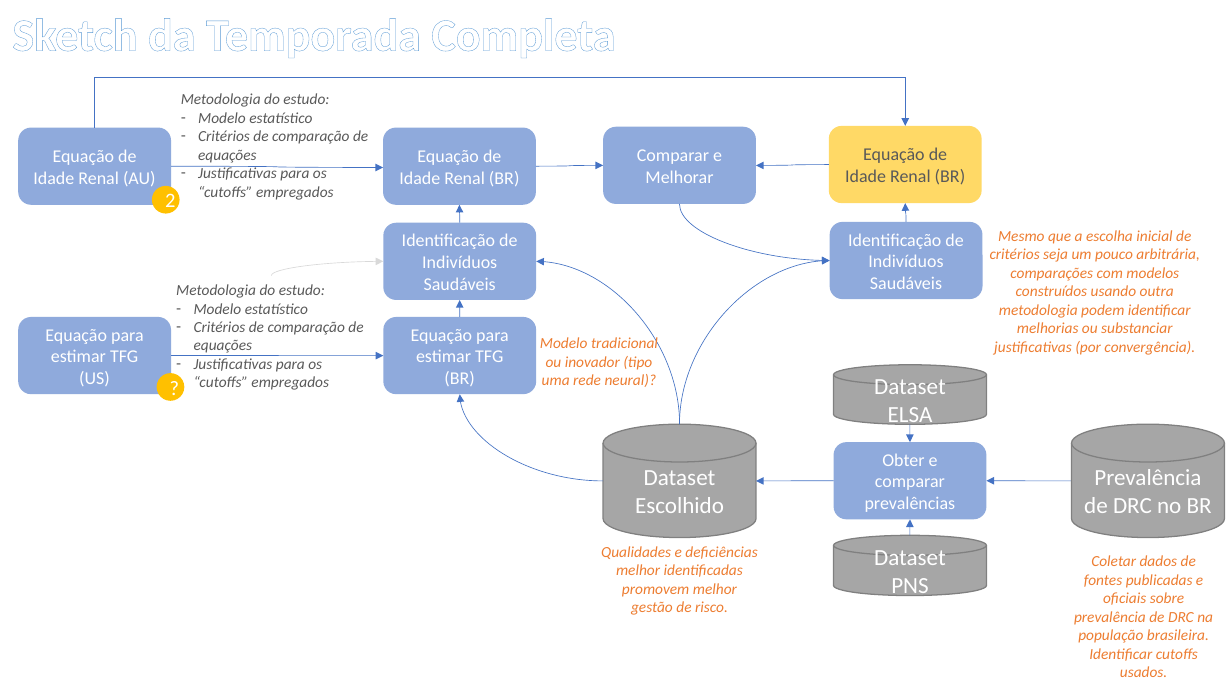
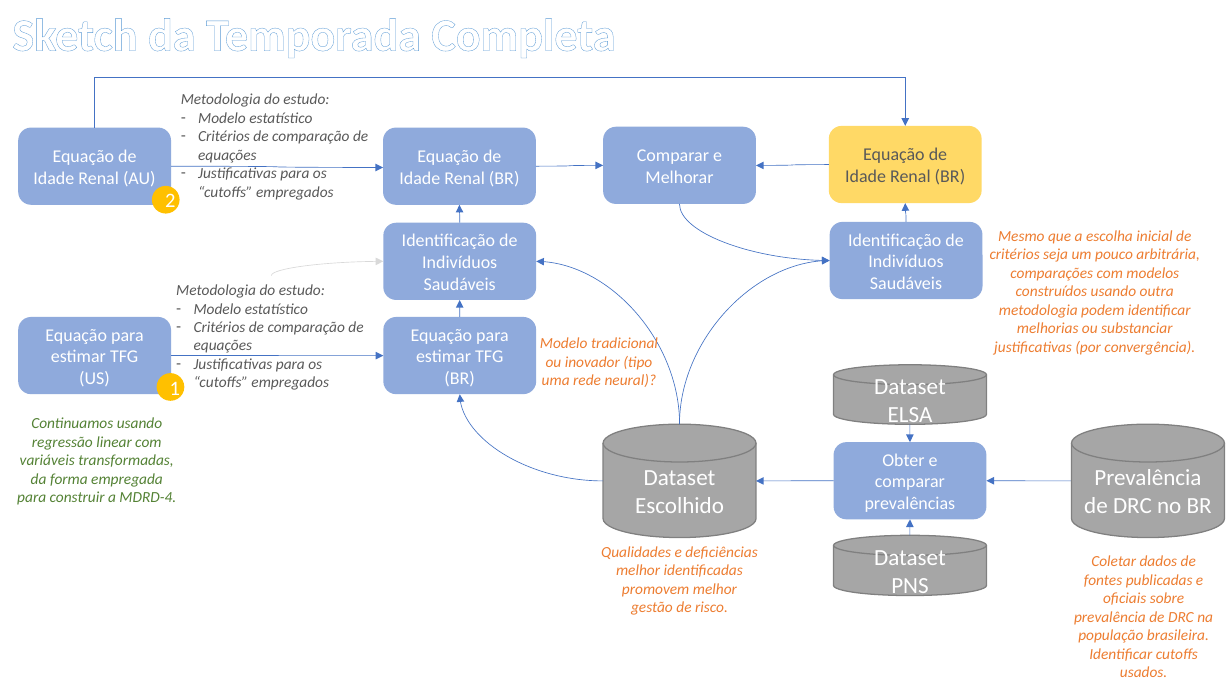
Before and after one commit to andreplima/collabSergio, a slide deck: slide 12 of support/Proposta de Trabalho.pptx. Drawn at 1232x693 pixels with LibreOffice and Linux fonts; fonts in the diff are those of the drawing. Boxes give left, top, right and bottom in pixels: in the first picture for what was removed or moved away, otherwise in the second. Text is boxed around its words. In the diff, an @@ line names an element or a change of style, - is before the commit and + after.

```diff
--- a/support/Proposta de Trabalho.pptx
+++ b/support/Proposta de Trabalho.pptx
@@ text in ellipse at (170,381,180,401): text changed @@
-?
+1
@@ text added at (17,417,176,505), 12 pt, text #548235, italic @@
+Continuamos usando regressão linear com variáveis transformadas, da forma empregada para construir a MDRD-4.
```
Also in this commit, not shown: 3 other slides changed, 1 slide added, 12 other files.
